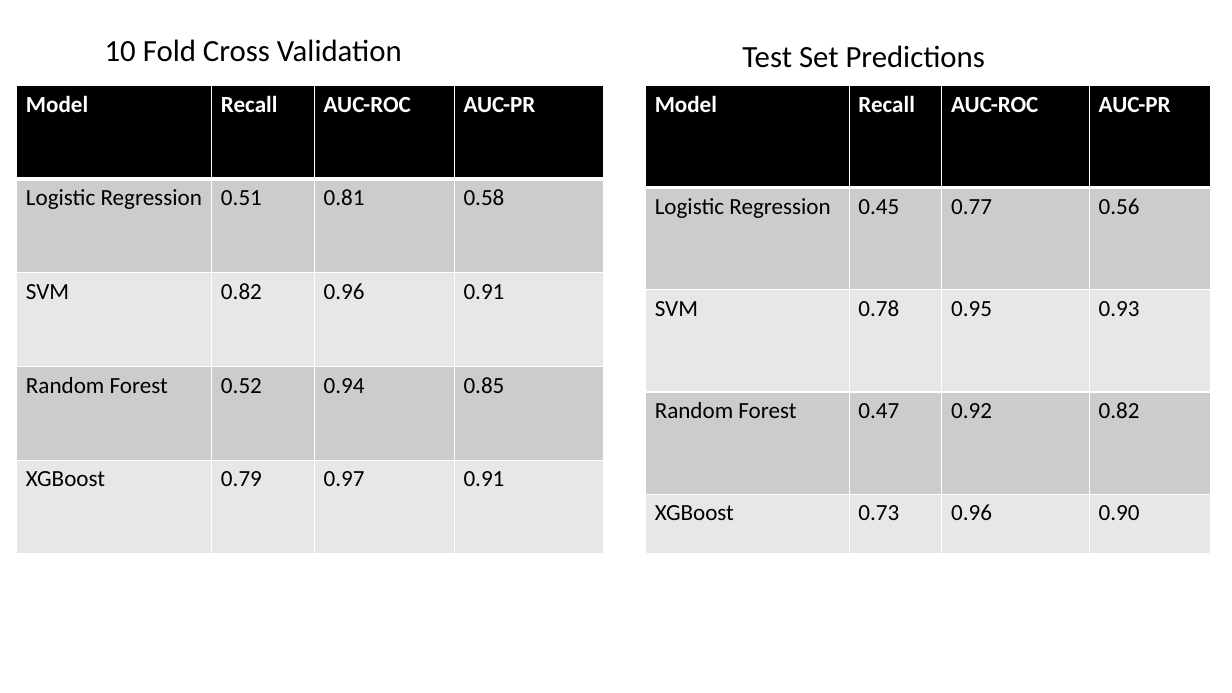
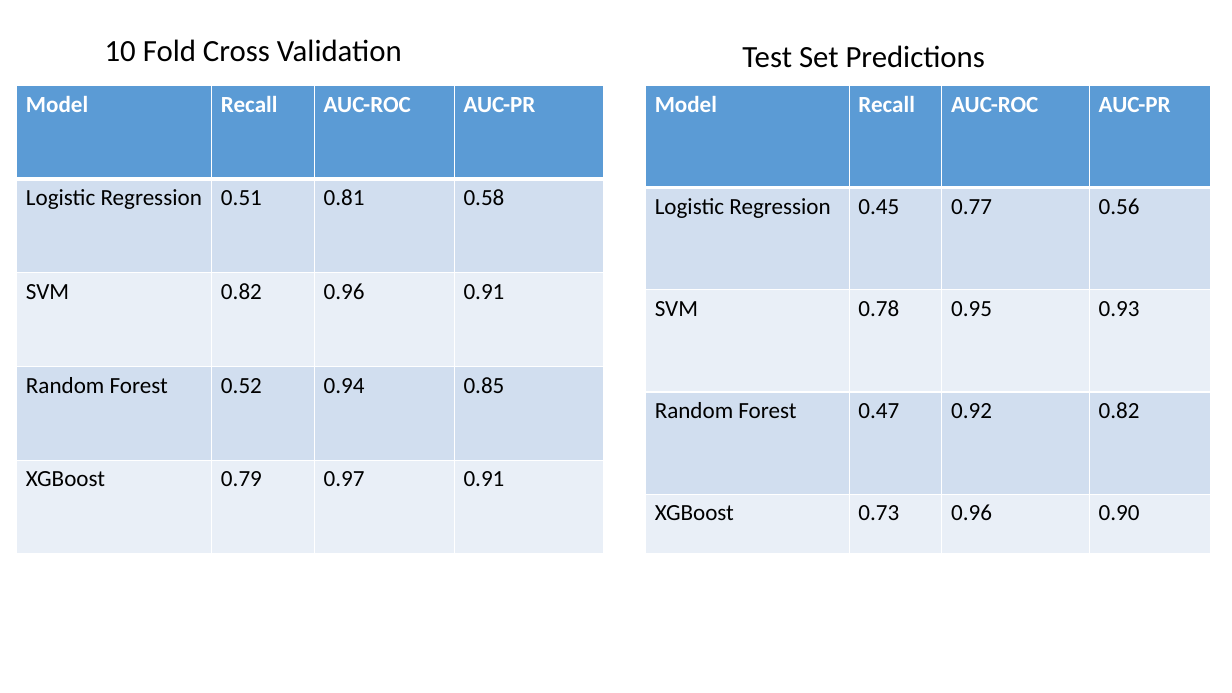
Before and after one commit to Owerre/Home-Equity-Loan, a slide deck: slide 1 of docs/doc.pptx. Drawn at 1232x693 pixels with LibreOffice and Linux fonts; fonts in the diff are those of the drawing. Boxes give left, top, right and bottom in pixels: in the first picture for what was removed or moved away, otherwise in the second. Text is boxed around its words. In the diff, an @@ line names an element or a change of style, - is before the commit and + after.

```diff
--- a/docs/doc.pptx
+++ b/docs/doc.pptx
@@ table at (17, 86, 603, 555) @@
@@ fill #000000 to #5B9BD5 in row 1 @@
@@ fill #CCCCCC to #D2DEEF in 8 cells @@
@@ fill #E7E7E7 to #EAEFF7 in 8 cells @@
@@ table at (646, 86, 1211, 555) @@
@@ fill #000000 to #5B9BD5 in row 1 @@
@@ fill #CCCCCC to #D2DEEF in 8 cells @@
@@ fill #E7E7E7 to #EAEFF7 in 8 cells @@
```
Also in this commit, not shown: 3 other files.
